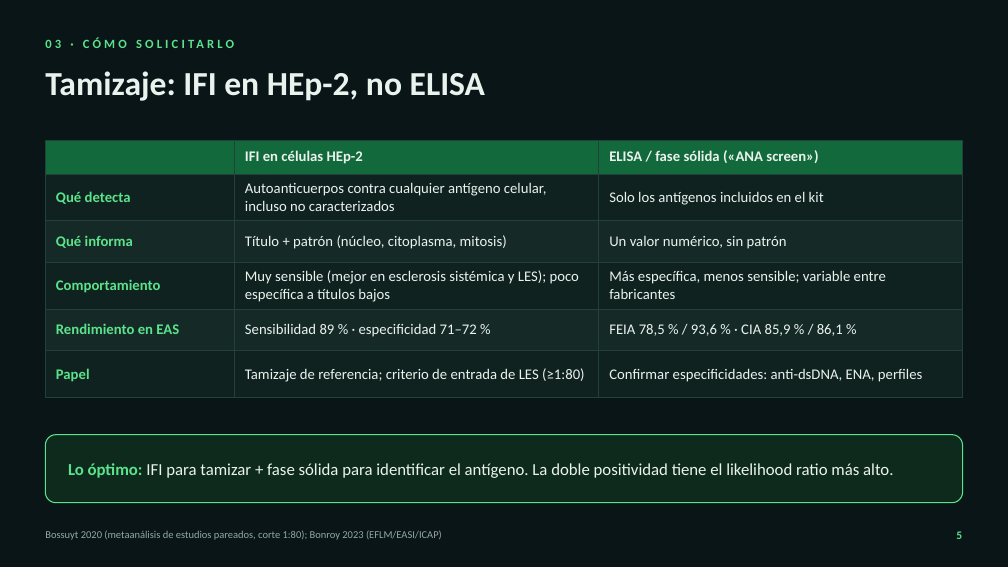
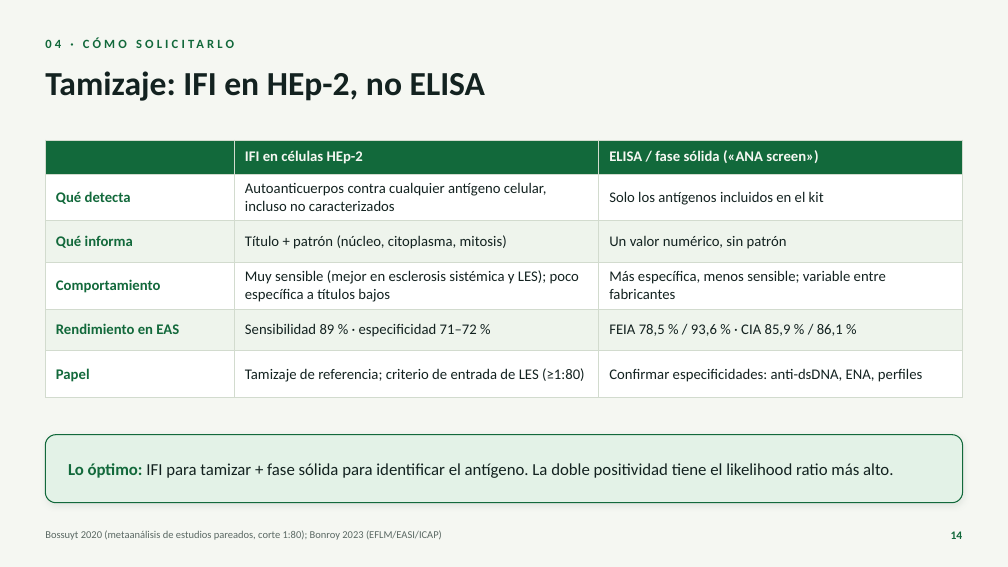
Before and after one commit to nestor120512/nes, a slide deck: slide 14 of ANA_para_el_internista.pptx (slide 5 before the commit). Drawn at 1008x567 pixels with LibreOffice and Linux fonts; fonts in the diff are those of the drawing. Boxes give left, top, right and bottom in pixels: in the first picture for what was removed or moved away, otherwise in the second. Text is boxed around its words. In the diff, an @@ line names an element or a change of style, - is before the commit and + after.

```diff
--- a/ANA_para_el_internista.pptx
+++ b/ANA_para_el_internista.pptx
@@ background #0A1517 to #F5F7F2 @@
@@ text at (x1=45, y1=36, x2=960, y2=60): text changed; text colour #5BE38C to #12693B @@
-03 · CÓMO SOLICITARLO
+04 · CÓMO SOLICITARLO
@@ title "Tamizaje: IFI en HEp-2, no ..." at (x1=45, y1=71, x2=485, y2=101): text colour #EAF2EE to #132220 @@
@@ table at (x1=45, y1=140, x2=963, y2=386) @@
@@ fill #10221F to #FFFFFF in 9 cells @@
@@ fill #152A26 to #EEF4EC in 6 cells @@
@@ text colour #EAF2EE to #F5F7F2 in "IFI en células HEp-2", "ELISA / fase sólida («ANA screen»)" @@
@@ text colour #5BE38C to #12693B in "Qué detecta", "Qué informa", "Comportamiento", "Rendimiento en EAS" and 1 more places @@
@@ text colour #EAF2EE to #132220 in "Autoanticuerpos contra cualquier antígeno celular, incluso n ...", "Solo los antígenos incluidos en el kit", "Título + patrón (núcleo, citoplasma, mitosis)", "Un valor numérico, sin patrón" and 6 more places @@
@@ borders changed @@
@@ rounded rectangle at (x1=45, y1=435, x2=963, y2=503): fill #0E2A1C to #E3F2E7; outline #5BE38C 1 pt to #12693B 1 pt; shadow on @@
@@ text "Lo óptimo: IFI para tamizar ..." at (x1=68, y1=463, x2=893, y2=478): text colour #5BE38C to #12693B in "Lo óptimo:"; text colour #EAF2EE to #132220 @@
@@ text "Bossuyt 2020 (metaanálisis de estudios ..." at (x1=45, y1=530, x2=442, y2=540): text colour #8FA9A1 to #5B6964 @@
@@ page number at (x1=951, y1=531, x2=963, y2=539): text changed; text colour #5BE38C to #12693B @@
-5
+14
```
Also in this commit, not shown: 26 other slides changed, 1 slide added.
